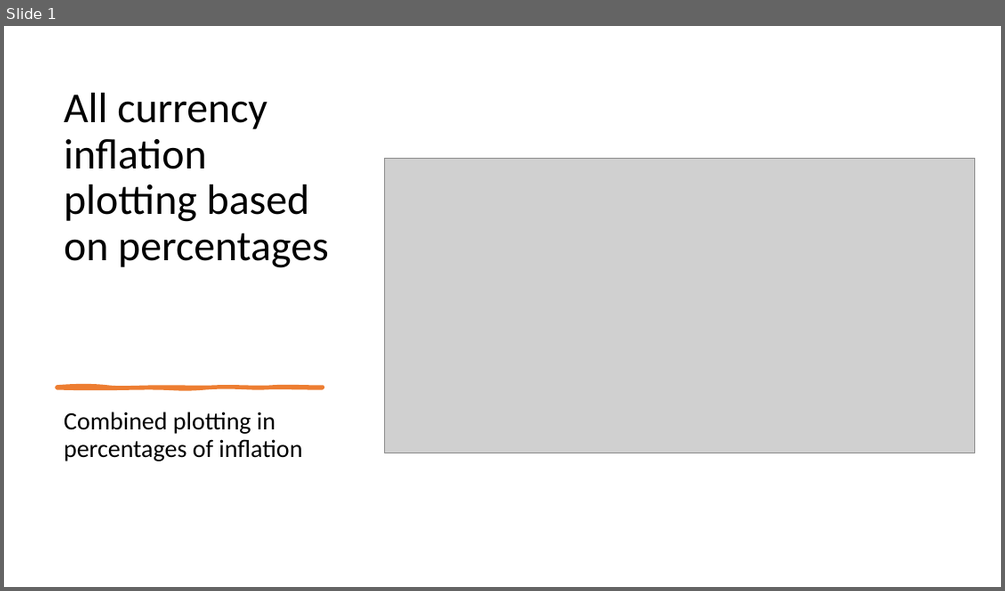
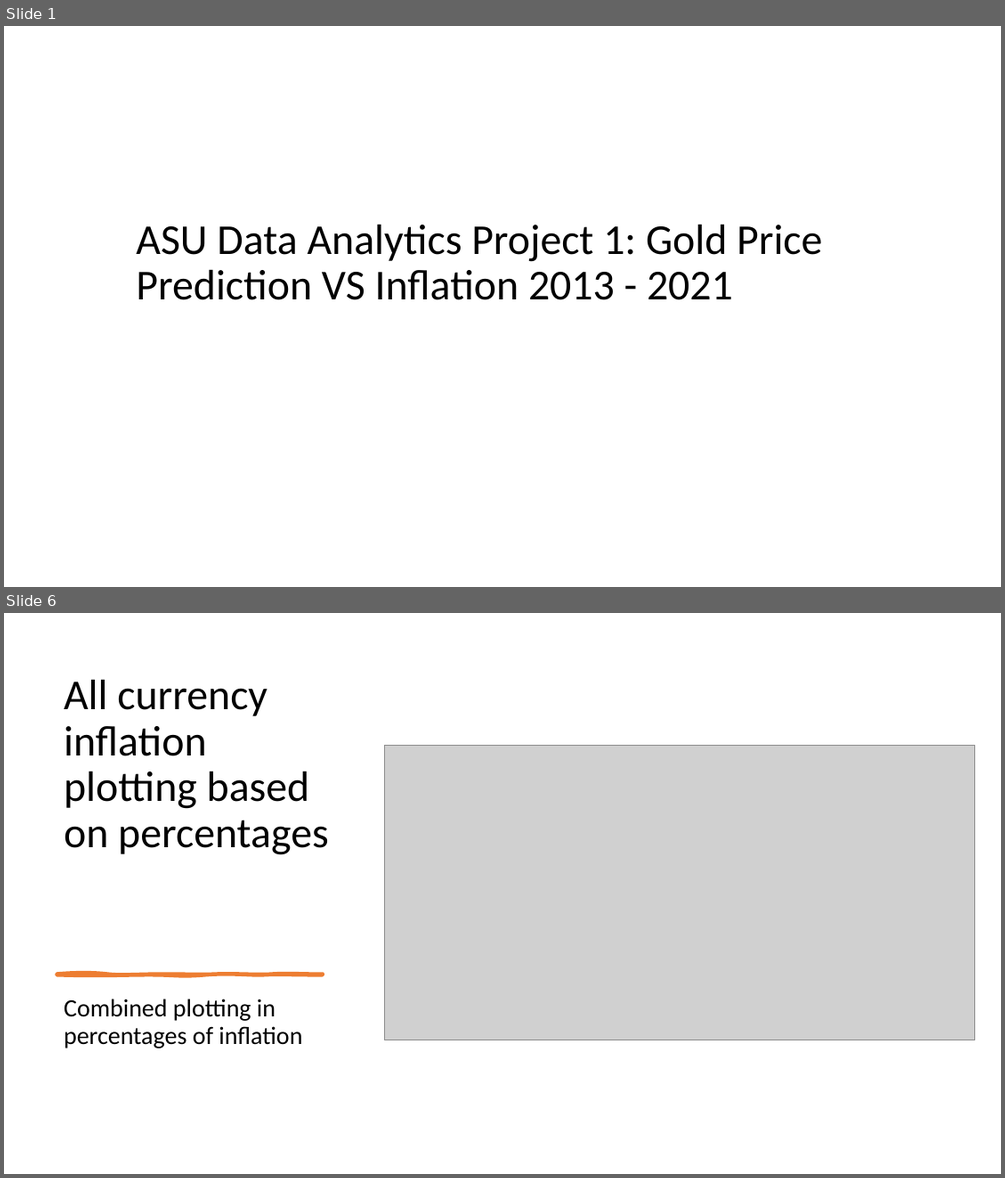
Before and after one commit to BrennanB572/Gold_Price_vs_Inflation, a slide deck: Slideshow with Flow Charts Group Project 1.pptx. Shown one above the other, each under a label of ours: slide 1 before the commit, slides 1 and 6 after it; the slides between them are not shown. The pictures are 1005x591 and 1005x1178 pixels, drawn with LibreOffice and Linux fonts; fonts in the diff are those of the drawing; grey boxes stand for pictures. Boxes give left, top, right and bottom in pixels: in the first picture for what was removed or moved away, otherwise in the second. Text is boxed around its words. In the diff, an @@ line names an element or a change of style, - is before the commit and + after.

Commit message:
completed project

```diff
--- a/Slideshow with Flow Charts Group Project 1.pptx
+++ b/Slideshow with Flow Charts Group Project 1.pptx
@@ slide 1 added at [4, 26, 1001, 587], background #FFFFFF @@
@@ title added at [136, 224, 822, 300], 41 pt, text #000000 @@
+ASU Data Analytics Project 1: Gold Price Prediction VS Inflation 2013 - 2021
@@ what was slide 1 is now slide 6 @@
```
Also in this commit, not shown: 9 other slides added, 39 other files.
